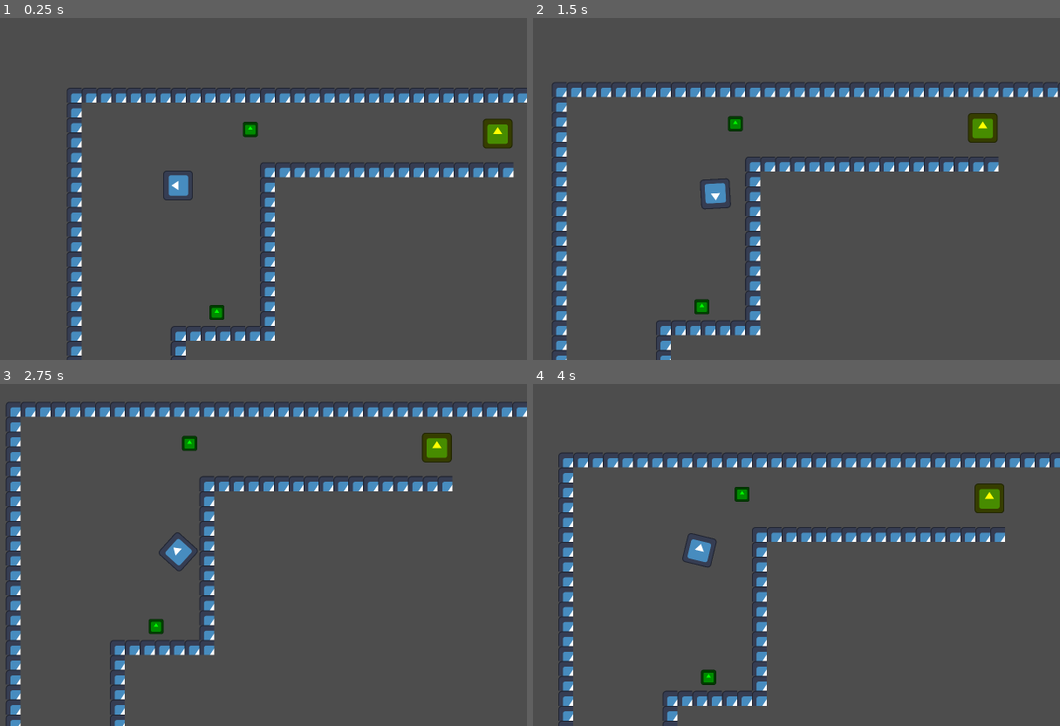
Above: before the commit, frames 1-4 (two rows, left to right).
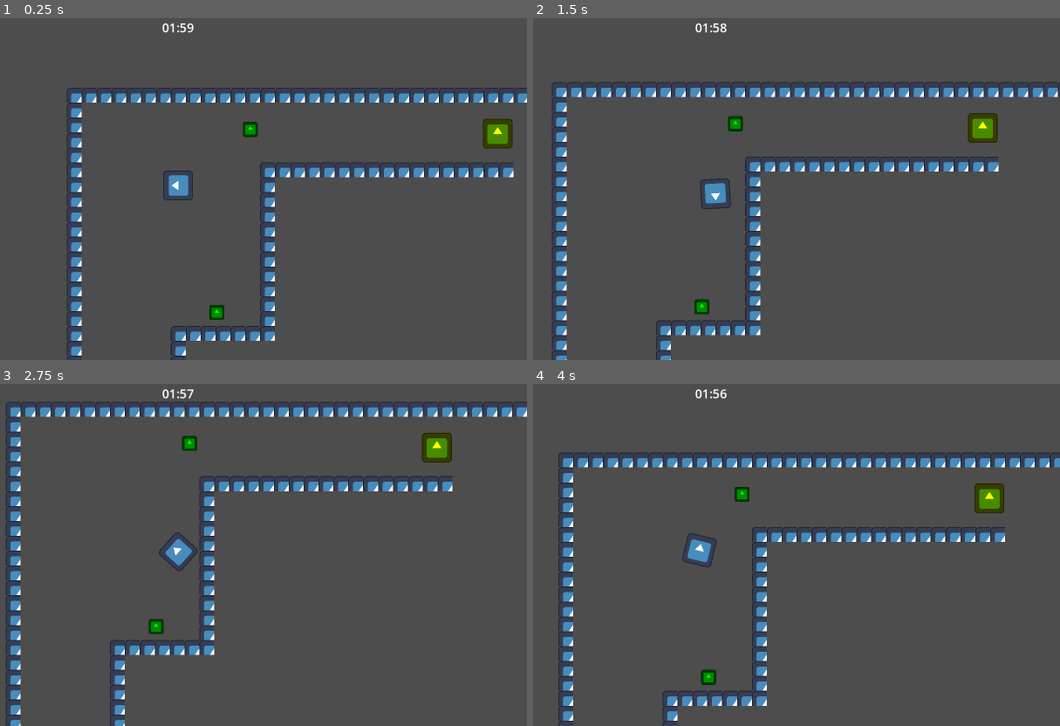
Above: after the commit, the same moments.

Repository: AltairGameStudio/Godot-Wild-Jam-93-Team-1
Game: Godot game, scene res://scenes/world.tscn
Two runs of this game, one before a commit and one after it. Both use one fixed random seed, a clock stepped at 60 frames per second and the inputs below. The engine's default icon, where the game draws it, is replaced by a stand-in: a white triangle on a blue panel in a dark square.
Inputs (mouse positions are in pixels of both pictures, inside the frame that each line leads up to):
- Up to frame 1 (0.25 s): no input
- Up to frame 2 (1.5 s): tap Enter at 0.5 s; move the mouse to (865, 168) at 0.52 s; hold D (ui_right) 0.53-1.28 s; hold Space (interact) 0.53-1.28 s; move the mouse to (569, 202) at 1.27 s; hold S (ui_down) from 1.28 s (still down); click (569, 202) at 1.35 s
- Up to frame 3 (2.75 s): move the mouse to (247, 476) at 2.02 s; release S (ui_down) at 2.03 s; hold D (ui_right) from 2.03 s (still down); hold Space (interact) from 2.03 s (still down)
- Up to frame 4 (4 s): move the mouse to (675, 619) at 2.77 s; release D (ui_right) at 2.78 s; release Space (interact) at 2.78 s; hold W (ui_up) 2.78-3.53 s; click (675, 619) at 2.85 s; move the mouse to (922, 602) at 3.52 s; hold A (ui_left) from 3.53 s (still down); hold Space (interact) from 3.53 s (still down)

The runs differ from the first frame. In frame 1, less than 0.1% of the frame differs, in the area x 30-37%, y 1-5%; in frame 2, less than 0.1%; in frame 3, less than 0.1%; in frame 4, less than 0.1%.

Commit message:
Adicionando timer de jogo

Diff:
--- a/project.godot
+++ b/project.godot
@@ -14,6 +14,10 @@
 run/main_scene="uid://2gsw8dx3io4q"
 config/features=PackedStringArray("4.6", "Forward Plus")
 config/icon="res://icon.svg"
+
+[autoload]
+
+GameManager="*uid://hsumf8fwt4ao"
 
 [display]
 
--- a/scenes/hud.tscn
+++ b/scenes/hud.tscn
@@ -3,6 +3,7 @@
 [ext_resource type="Script" uid="uid://2e7nac8cloif" path="res://scripts/inventory_manager.gd" id="1_5ysmq"]
 [ext_resource type="Texture2D" uid="uid://cp100m3062y3f" path="res://icon.svg" id="1_oo0fn"]
 [ext_resource type="Script" uid="uid://dcsp1ejnyytv5" path="res://scripts/inventory_slot.gd" id="2_5ysmq"]
+[ext_resource type="Script" uid="uid://bd8lnpyuh3kdf" path="res://scripts/time_label.gd" id="4_6fi6k"]
 
 [node name="HUD" type="CanvasLayer" unique_id=1311239376]
 
@@ -202,3 +203,15 @@
 texture = ExtResource("1_oo0fn")
 expand_mode = 1
 script = ExtResource("2_5ysmq")
+
+[node name="TimeLabel" type="Label" parent="." unique_id=459827437]
+anchors_preset = 5
+anchor_left = 0.5
+anchor_right = 0.5
+offset_left = -20.0
+offset_top = 20.0
+offset_right = 20.0
+offset_bottom = 65.0
+grow_horizontal = 2
+theme_override_font_sizes/font_size = 32
+script = ExtResource("4_6fi6k")
--- /dev/null
+++ b/scripts/game_manager.gd
@@ -0,0 +1,26 @@
+extends Node
+
+# Tempo até o jogo acabar
+var total_time: float = 120.0
+var time_remaining: float
+var is_game_over: bool = false
+
+func _ready() -> void:
+	time_remaining = total_time
+
+func _process(delta: float) -> void:
+	if is_game_over:
+		return
+
+	# Reduz o tempo frame a frame
+	time_remaining -= delta
+
+	if time_remaining <= 0.0:
+		time_remaining = 0.0
+		end_game("O seu tempo acabou.")
+
+func end_game(reason: String) -> void:
+	is_game_over = true
+	print("GAME OVER: ", reason)
+
+	get_tree().paused = true
--- /dev/null
+++ b/scripts/time_label.gd
@@ -0,0 +1,9 @@
+extends Label
+
+func _process(delta: float) -> void:
+	var time = GameManager.time_remaining
+
+	var minutes = int(time) / 60
+	var seconds = int(time) % 60
+
+	text = "%02d:%02d" % [minutes, seconds]
Not shown, added: scripts/game_manager.gd.uid
Not shown, added: scripts/time_label.gd.uid
